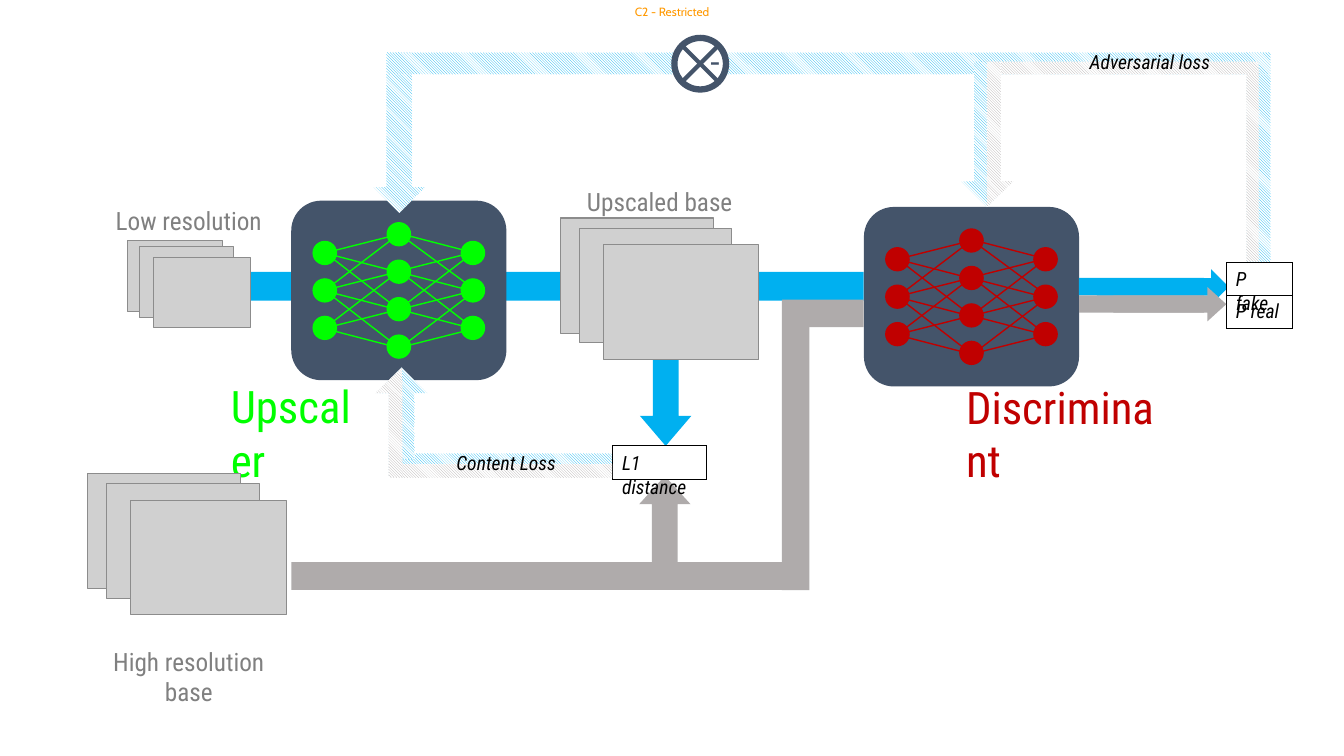
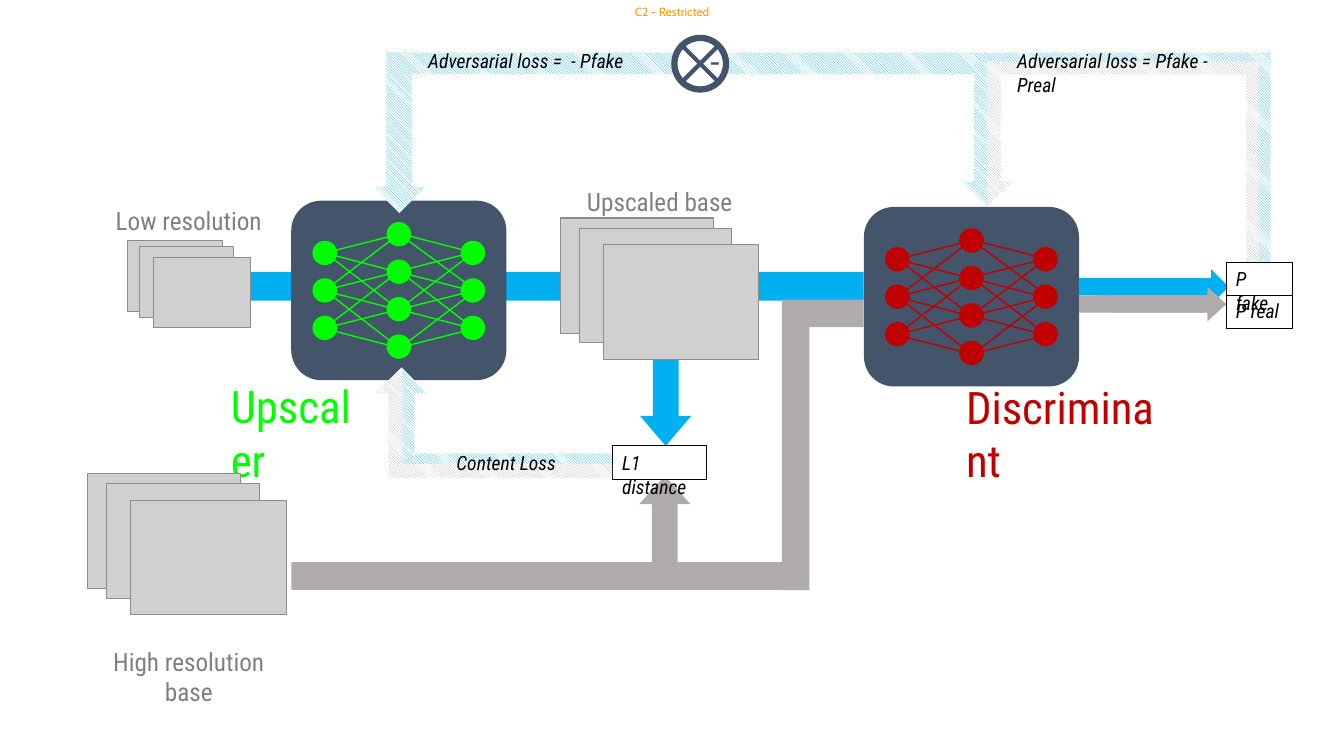
Before and after one commit to williampiat3/Upscale, a slide deck: slide 2 of illustrations/gan.pptx. Drawn at 1344x756 pixels with LibreOffice and Linux fonts; fonts in the diff are those of the drawing; grey boxes stand for pictures. Boxes give left, top, right and bottom in pixels: in the first picture for what was removed or moved away, otherwise in the second. Text is boxed around its words. In the diff, an @@ line names an element or a change of style, - is before the commit and + after.

Commit message:
update schema

```diff
--- a/illustrations/gan.pptx
+++ b/illustrations/gan.pptx
@@ text added at [428, 50, 623, 74], 14 pt, text #000000, italic @@
+Adversarial loss = - Pfake
@@ text at [1017, 52, 1199, 93]: text changed @@
-Adversarial loss
+Adversarial loss = Pfake - Preal
```
